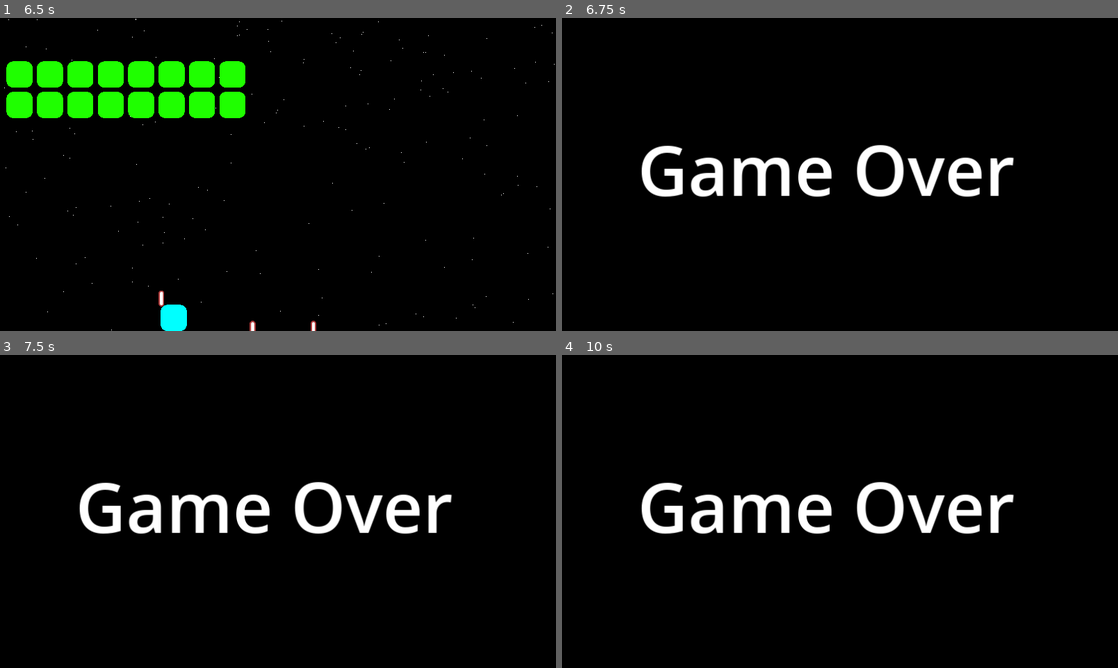
Above: before the commit, frames 1-4 (two rows, left to right).
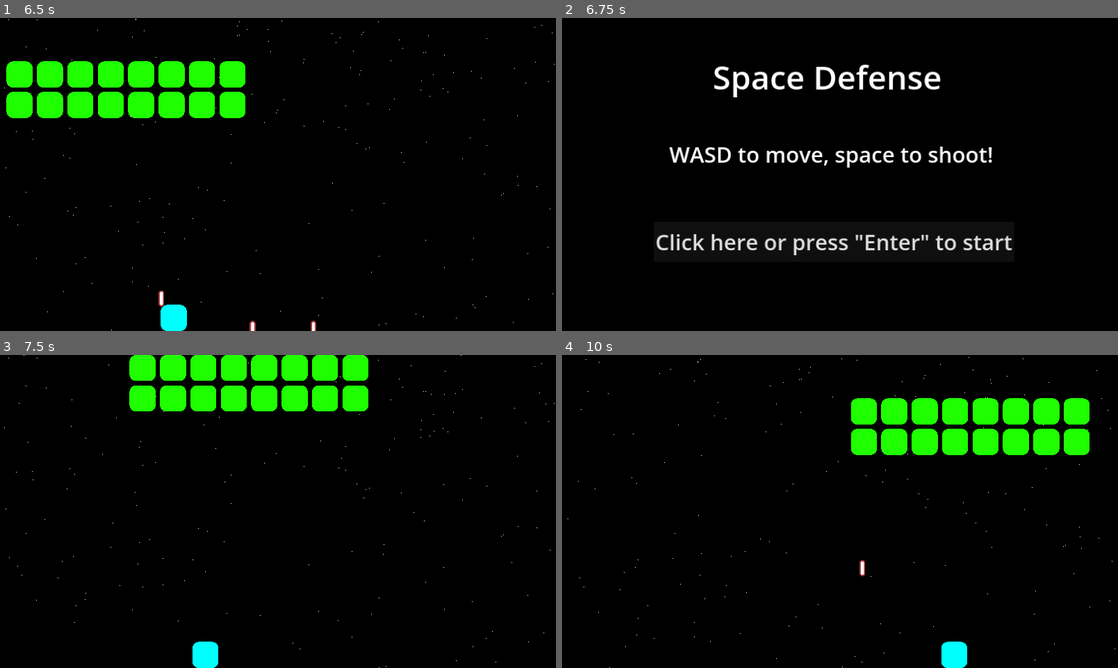
Above: after the commit, the same moments.

Repository: michael-j-coyne/space-defense
Game: Godot game, scene res://scenes/main.tscn
Same seed, same stepped clock (60 frames per second), same inputs: the game is played once before the commit and once after it.
Inputs (mouse positions are in pixels of both pictures, inside the frame that each line leads up to):
- Up to frame 1 (6.5 s): click "Click here or press 'Enter' t…" at 0.5 s; tap Enter (ui_accept) at 1.25, 1.35, 1.52, 1.82, 3.05, 4.52, 4.55, 4.82, 6.05 s; move the mouse to (400, 158) at 1.27 s; hold Right (ui_right) 1.28-2 s; click (400, 158) at 1.42 s; drag from (166, 190) to (394, 318) at 2.02 s; move the mouse to (333, 105) at 2.77 s; hold Right (ui_right) 2.78-3.5 s; hold Shift 2.78-3.5 s; drag from (250, 237) to (278, 74) at 3.52 s; move the mouse to (444, 221) at 4.27 s; hold Left (ui_left) 4.28-5 s; tap Ctrl at 4.35 s; drag from (111, 127) to (211, 74) at 5.02 s; move the mouse to (305, 174) at 5.77 s; hold Left (ui_left) from 5.78 s (still down); hold Space (shoot) from 5.78 s (still down); click (305, 174) at 5.92 s
- Up to frame 2 (6.75 s): release Left (ui_left) at 6.5 s; release Space (shoot) at 6.5 s; click (840, 262) at 6.5 s, where only the run after the commit has a clickable "Click here or press enter to …"
- Up to frame 3 (7.5 s): click (272, 580) at 7.25 s, where only the run after the commit has a clickable "Click here or press 'Enter' t…"
- Up to frame 4 (10 s): drag from (756, 433) to (728, 527) at 8.02 s; move the mouse to (962, 495) at 8.77 s; hold Right (ui_right) 8.78-9.5 s; tap Alt at 8.85 s; tap Enter (ui_accept) at 9.02, 9.05, 9.32 s; drag from (728, 527) to (812, 574) at 9.52 s

Frame 1 is identical in both runs. In frame 2, 7.7% of the frame differs, in the area x 14-82%, y 14-76%; in frame 3, 10%; in frame 4, 11%, in the area x 1-100%, y 0-100%.

Commit message:
Add ability to start new game when you die

Diff:
--- a/game.gd
+++ b/game.gd
@@ -7,6 +7,7 @@
 ]
 
 var current_level_index = 0
+signal new_game_requested
 
 # Called when the node enters the scene tree for the first time.
 func _ready() -> void:
@@ -49,4 +50,6 @@
 
 func _on_level_failed() -> void:
 	Globals.current_level.queue_free()
-	add_child.call_deferred(load("res://screens/game_over.tscn").instantiate())
+	var game_over_screen = load("res://screens/game_over.tscn").instantiate()
+	game_over_screen.new_game_requested.connect(func(): new_game_requested.emit())
+	add_child(game_over_screen)
--- a/scenes/main.gd
+++ b/scenes/main.gd
@@ -6,4 +6,10 @@
 func new_game():
 	Globals.reset()
 	PlayerVariables.reset()
-	add_child(Game.new())
+	var game = Game.new()
+	game.new_game_requested.connect(
+		func():
+			game.queue_free()
+			new_game()
+	)
+	add_child(game)
--- /dev/null
+++ b/screens/game_over.gd
@@ -0,0 +1,11 @@
+extends Sprite2D
+
+signal new_game_requested
+
+# Called every frame. 'delta' is the elapsed time since the previous frame.
+func _process(_delta: float) -> void:
+	if Input.is_action_just_pressed("ui_accept"):
+		new_game_requested.emit()
+
+func _on_button_pressed() -> void:
+	new_game_requested.emit()
--- a/screens/game_over.tscn
+++ b/screens/game_over.tscn
@@ -1,10 +1,12 @@
-[gd_scene load_steps=2 format=3 uid="uid://d3t6m1i7skeq1"]
+[gd_scene load_steps=3 format=3 uid="uid://d3t6m1i7skeq1"]
 
 [ext_resource type="Texture2D" uid="uid://btva022o2i1tt" path="res://assets/black_background.png" id="1_hkwqn"]
+[ext_resource type="Script" path="res://screens/game_over.gd" id="2_cvs5y"]
 
 [node name="GameOver" type="Sprite2D"]
 texture = ExtResource("1_hkwqn")
 centered = false
+script = ExtResource("2_cvs5y")
 
 [node name="RichTextLabel" type="RichTextLabel" parent="."]
 offset_left = 174.25
@@ -16,3 +18,14 @@
 fit_content = true
 scroll_active = false
 autowrap_mode = 0
+
+[node name="Button" type="Button" parent="."]
+offset_left = 44.0
+offset_top = 520.0
+offset_right = 1227.0
+offset_bottom = 597.0
+theme_override_font_sizes/font_size = 50
+text = "Click here or press enter to return to title screen
+"
+
+[connection signal="pressed" from="Button" to="." method="_on_button_pressed"]
